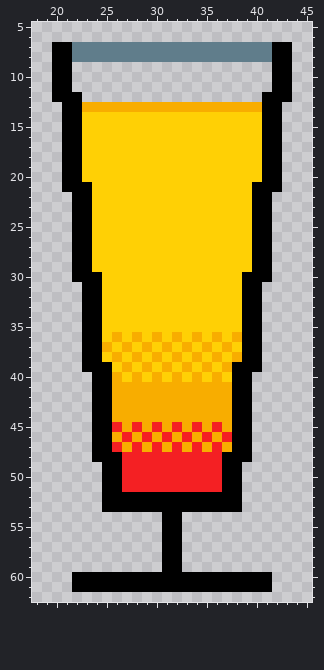
Pixel-art sprite -- 조주기능사/imgs__cocktail/cocktail_31.png. Above is the file before it was changed.
The file is 64x64 pixels. Shown: x 18..45, y 5..62.
After:
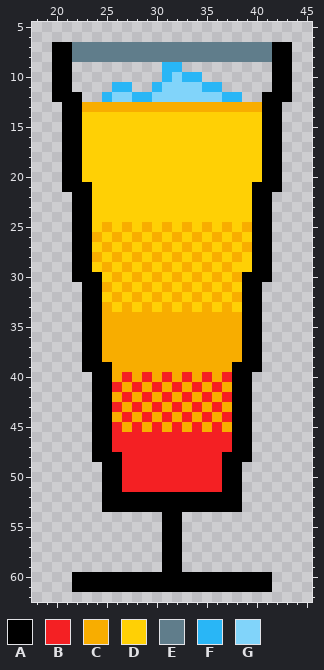
Palette (. is transparent): A #000000  B #f42023  C #f8ad00  D #ffd005  E #607d8b  F #29b6f6  G #81d4fa
Edits made:
y 9: x 31..32 .. -> FF
y 10: x 31..34 .... -> FGFF
y 11: x 26..27 .. -> FF; x 30..36 ....... -> FGGGGFF
y 12: x 25..38 .............. -> FGGFFGGGGGGGFF
y 25: x 25 D -> C; x 27 D -> C; x 29 D -> C; x 31 D -> C; x 33 D -> C; x 35 D -> C; x 37 D -> C; x 39 D -> C
y 26: x 24 D -> C; x 26 D -> C; x 28 D -> C; x 30 D -> C; x 32 D -> C; x 34 D -> C; x 36 D -> C; x 38 D -> C
y 27: x 25 D -> C; x 27 D -> C; x 29 D -> C; x 31 D -> C; x 33 D -> C; x 35 D -> C; x 37 D -> C; x 39 D -> C
y 28: x 24 D -> C; x 26 D -> C; x 28 D -> C; x 30 D -> C; x 32 D -> C; x 34 D -> C; x 36 D -> C; x 38 D -> C
y 29: x 25 D -> C; x 27 D -> C; x 29 D -> C; x 31 D -> C; x 33 D -> C; x 35 D -> C; x 37 D -> C
y 30: x 26 D -> C; x 28 D -> C; x 30 D -> C; x 32 D -> C; x 34 D -> C; x 36 D -> C; x 38 D -> C
y 31: x 25 D -> C; x 27 D -> C; x 29 D -> C; x 31 D -> C; x 33 D -> C; x 35 D -> C; x 37 D -> C
y 32: x 26 D -> C; x 28 D -> C; x 30 D -> C; x 32 D -> C; x 34 D -> C; x 36 D -> C; x 38 D -> C
y 33: x 25 D -> C; x 27 D -> C; x 29 D -> C; x 31 D -> C; x 33 D -> C; x 35 D -> C; x 37 D -> C
y 34..35: x 25..38 DDDDDDDDDDDDDD -> CCCCCCCCCCCCCC
y 36: x 25 D -> C; x 27 D -> C; x 29 D -> C; x 31 D -> C; x 33 D -> C; x 35 D -> C; x 37 D -> C
y 37: x 26 D -> C; x 28 D -> C; x 30 D -> C; x 32 D -> C; x 34 D -> C; x 36 D -> C; x 38 D -> C
y 38: x 25 D -> C; x 27 D -> C; x 29 D -> C; x 31 D -> C; x 33 D -> C; x 35 D -> C; x 37 D -> C
y 39: x 26 D -> C; x 28 D -> C; x 30 D -> C; x 32 D -> C; x 34 D -> C; x 36 D -> C
y 40: x 27 D -> B; x 29 D -> B; x 31 D -> B; x 33 D -> B; x 35 D -> B; x 37 D -> B
y 41: x 26 C -> B; x 28 C -> B; x 30 C -> B; x 32 C -> B; x 34 C -> B; x 36 C -> B
y 42: x 27 C -> B; x 29 C -> B; x 31 C -> B; x 33 C -> B; x 35 C -> B; x 37 C -> B
y 43: x 26 C -> B; x 28 C -> B; x 30 C -> B; x 32 C -> B; x 34 C -> B; x 36 C -> B
y 44: x 27 C -> B; x 29 C -> B; x 31 C -> B; x 33 C -> B; x 35 C -> B; x 37 C -> B
y 46: x 26 C -> B; x 28 C -> B; x 30 C -> B; x 32 C -> B; x 34 C -> B; x 36 C -> B
y 47: x 27 C -> B; x 29 C -> B; x 31 C -> B; x 33 C -> B; x 35 C -> B; x 37 C -> B
Pixel boxes of the changes (left, top, right, bottom) in both pictures:
added: (102, 62, 242, 102)
changed: (92, 222, 252, 452)
